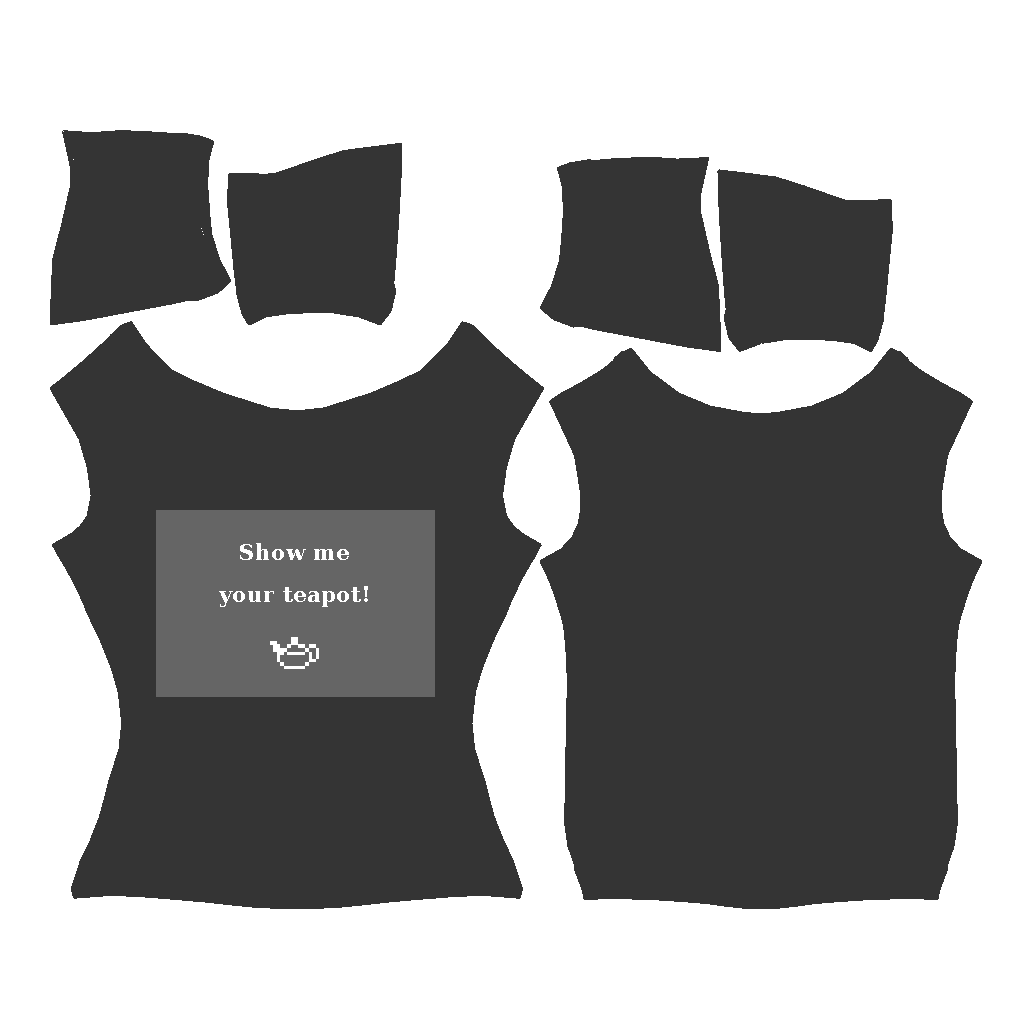
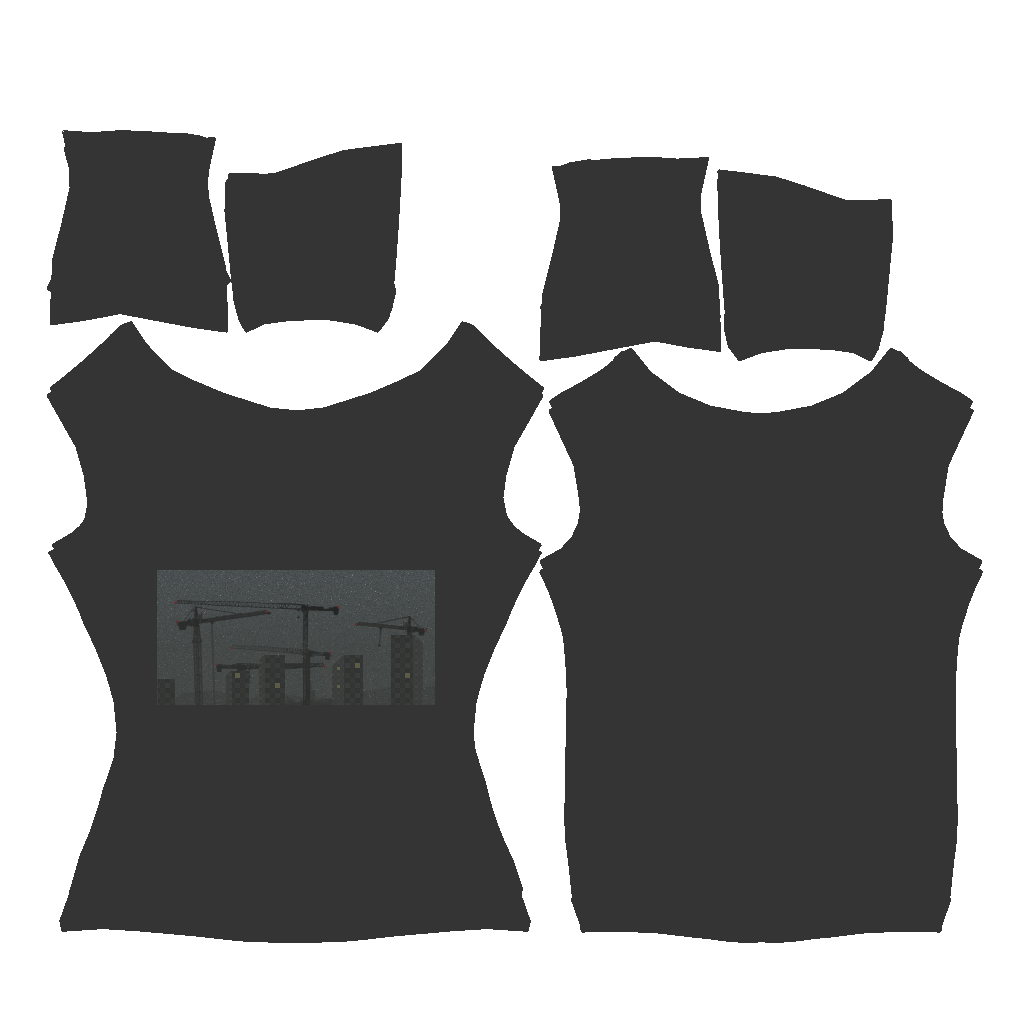
Comparing the layer stacks of the two 1024 × 1024 images. Changes:
showed "cranes" over [157, 570, 435, 705]
hid "Big cock is back in town! ... #1" over [219, 543, 368, 669]
hid "canvas" over [156, 510, 435, 697]
removed layer "t-shirt" over [50, 137, 982, 909]
renamed "UV layout" to "t-shirt base", showed it, opacity 17% → 100%, moved it below "canvas", painted on it over [47, 137, 983, 943]
